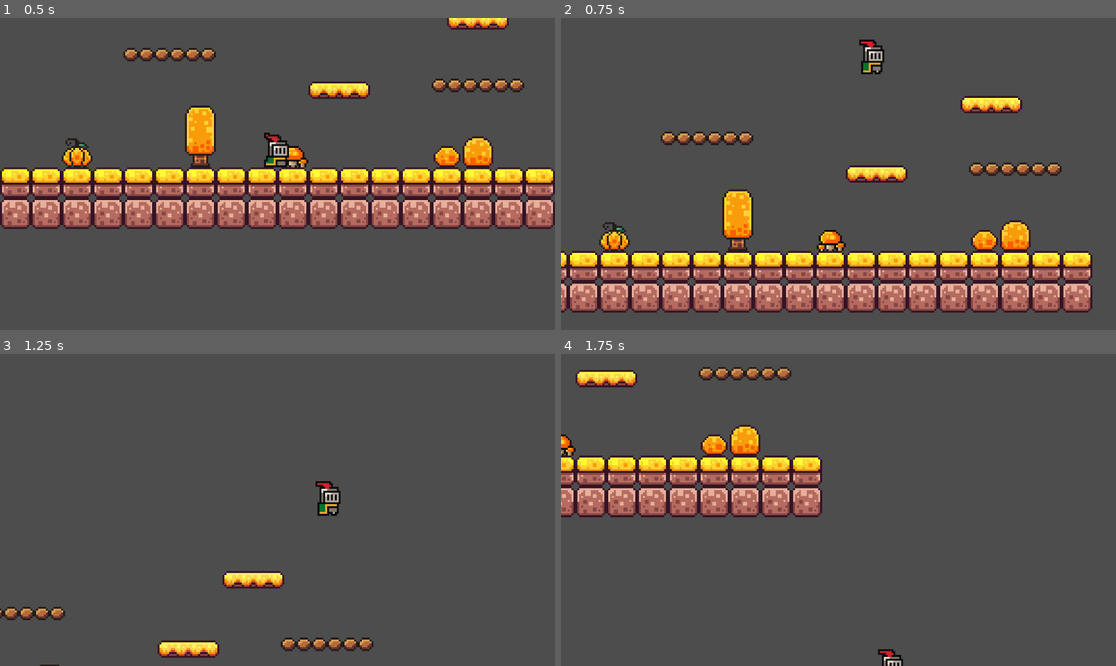
Above: before the commit, frames 1-4 (two rows, left to right).
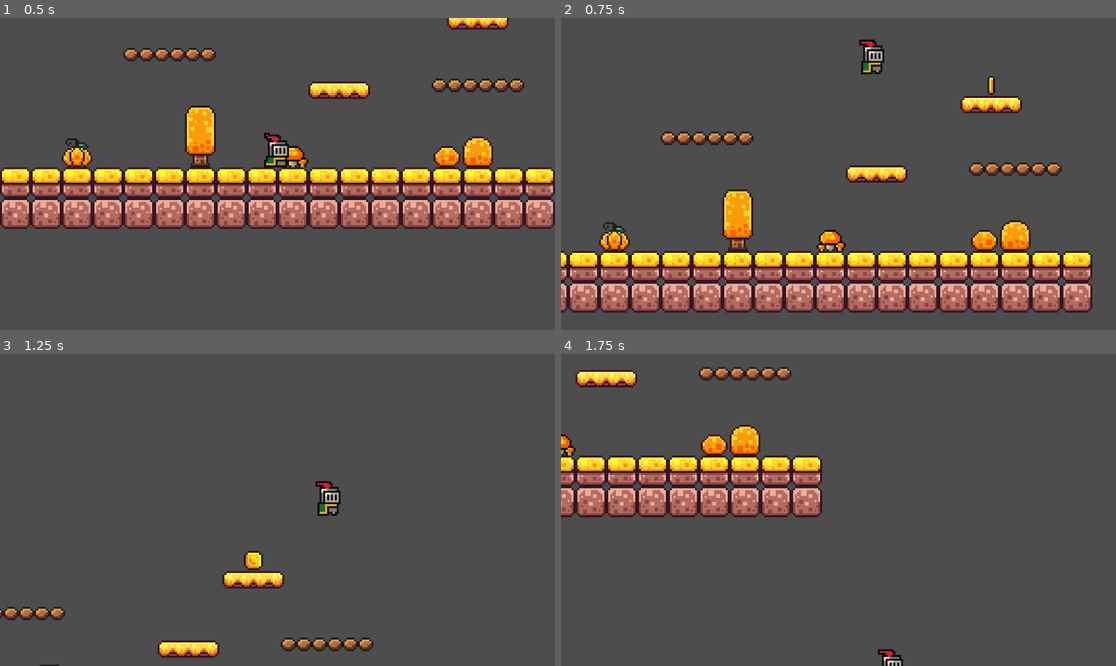
Above: after the commit, the same moments.

Repository: DudeWithAHat/godot_beginner_tutorial
Game: Godot game, scene res://Scenes/game.tscn
Two runs of this game, one before a commit and one after it. Both use one fixed random seed, a clock stepped at 60 frames per second and the inputs below.
Inputs:
- Up to frame 1 (0.5 s): no input
- Up to frame 2 (0.75 s): tap Enter (ui_accept) at 0.5 s; hold Right (ui_right) from 0.53 s (still down)
- Up to frame 3 (1.25 s): keep holding Right (ui_right); tap Enter (ui_accept) at 0.77 s
- Up to frame 4 (1.75 s): keep holding Right (ui_right); tap Enter (ui_accept) at 1.52 s

Frame 1 is identical in both runs. In frame 2, less than 0.1% of the frame differs, in the area x 76-79%, y 18-25%; in frame 3, 0.2%, in the area x 43-48%, y 63-70%; in frame 4, nothing differs.

Commit message:
Added Coin Scene

Diff:
--- /dev/null
+++ b/Scenes/coin.tscn
@@ -0,0 +1,107 @@
+[gd_scene load_steps=16 format=3 uid="uid://cabq3qg8nyeeo"]
+
+[ext_resource type="Texture2D" uid="uid://c0s0gw1b8tl2c" path="res://Assets/brackeys_platformer_assets/sprites/coin.png" id="1_7kq1k"]
+
+[sub_resource type="AtlasTexture" id="AtlasTexture_a8qc5"]
+atlas = ExtResource("1_7kq1k")
+region = Rect2(0, 0, 16, 16)
+
+[sub_resource type="AtlasTexture" id="AtlasTexture_fn50b"]
+atlas = ExtResource("1_7kq1k")
+region = Rect2(16, 0, 16, 16)
+
+[sub_resource type="AtlasTexture" id="AtlasTexture_7ycaa"]
+atlas = ExtResource("1_7kq1k")
+region = Rect2(32, 0, 16, 16)
+
+[sub_resource type="AtlasTexture" id="AtlasTexture_e5n47"]
+atlas = ExtResource("1_7kq1k")
+region = Rect2(48, 0, 16, 16)
+
+[sub_resource type="AtlasTexture" id="AtlasTexture_00gso"]
+atlas = ExtResource("1_7kq1k")
+region = Rect2(64, 0, 16, 16)
+
+[sub_resource type="AtlasTexture" id="AtlasTexture_am6wo"]
+atlas = ExtResource("1_7kq1k")
+region = Rect2(80, 0, 16, 16)
+
+[sub_resource type="AtlasTexture" id="AtlasTexture_cht7c"]
+atlas = ExtResource("1_7kq1k")
+region = Rect2(96, 0, 16, 16)
+
+[sub_resource type="AtlasTexture" id="AtlasTexture_hc1nt"]
+atlas = ExtResource("1_7kq1k")
+region = Rect2(112, 0, 16, 16)
+
+[sub_resource type="AtlasTexture" id="AtlasTexture_4n6tj"]
+atlas = ExtResource("1_7kq1k")
+region = Rect2(128, 0, 16, 16)
+
+[sub_resource type="AtlasTexture" id="AtlasTexture_hj0qb"]
+atlas = ExtResource("1_7kq1k")
+region = Rect2(144, 0, 16, 16)
+
+[sub_resource type="AtlasTexture" id="AtlasTexture_etedx"]
+atlas = ExtResource("1_7kq1k")
+region = Rect2(160, 0, 16, 16)
+
+[sub_resource type="AtlasTexture" id="AtlasTexture_3idyr"]
+atlas = ExtResource("1_7kq1k")
+region = Rect2(176, 0, 16, 16)
+
+[sub_resource type="SpriteFrames" id="SpriteFrames_ep26t"]
+animations = [{
+"frames": [{
+"duration": 1.0,
+"texture": SubResource("AtlasTexture_a8qc5")
+}, {
+"duration": 1.0,
+"texture": SubResource("AtlasTexture_fn50b")
+}, {
+"duration": 1.0,
+"texture": SubResource("AtlasTexture_7ycaa")
+}, {
+"duration": 1.0,
+"texture": SubResource("AtlasTexture_e5n47")
+}, {
+"duration": 1.0,
+"texture": SubResource("AtlasTexture_00gso")
+}, {
+"duration": 1.0,
+"texture": SubResource("AtlasTexture_am6wo")
+}, {
+"duration": 1.0,
+"texture": SubResource("AtlasTexture_cht7c")
+}, {
+"duration": 1.0,
+"texture": SubResource("AtlasTexture_hc1nt")
+}, {
+"duration": 1.0,
+"texture": SubResource("AtlasTexture_4n6tj")
+}, {
+"duration": 1.0,
+"texture": SubResource("AtlasTexture_hj0qb")
+}, {
+"duration": 1.0,
+"texture": SubResource("AtlasTexture_etedx")
+}, {
+"duration": 1.0,
+"texture": SubResource("AtlasTexture_3idyr")
+}],
+"loop": true,
+"name": &"default",
+"speed": 5.0
+}]
+
+[sub_resource type="CircleShape2D" id="CircleShape2D_lfheq"]
+radius = 5.09902
+
+[node name="Coin" type="Area2D"]
+
+[node name="AnimatedSprite2D" type="AnimatedSprite2D" parent="."]
+sprite_frames = SubResource("SpriteFrames_ep26t")
+autoplay = "default"
+
+[node name="CollisionShape2D" type="CollisionShape2D" parent="."]
+shape = SubResource("CircleShape2D_lfheq")
--- a/Scenes/game.tscn
+++ b/Scenes/game.tscn
@@ -1,7 +1,8 @@
-[gd_scene load_steps=10 format=4 uid="uid://0locpi2cn78l"]
+[gd_scene load_steps=11 format=4 uid="uid://0locpi2cn78l"]
 
 [ext_resource type="PackedScene" uid="uid://binvy2f6k5g5o" path="res://Scenes/player.tscn" id="1_fgshi"]
 [ext_resource type="Texture2D" uid="uid://8aqy7ef6swrg" path="res://Assets/brackeys_platformer_assets/sprites/world_tileset.png" id="3_pound"]
+[ext_resource type="PackedScene" uid="uid://cabq3qg8nyeeo" path="res://Scenes/coin.tscn" id="4_dv18v"]
 [ext_resource type="PackedScene" uid="uid://cgvh82kq4s2a0" path="res://Scenes/platform.tscn" id="4_o8lt8"]
 
 [sub_resource type="TileSetAtlasSource" id="TileSetAtlasSource_2nt0r"]
@@ -162,6 +163,22 @@
 physics_layer_0/collision_layer = 1
 sources/2 = SubResource("TileSetAtlasSource_2nt0r")
 
+[sub_resource type="Animation" id="Animation_78t2i"]
+length = 5.0
+loop_mode = 2
+tracks/0/type = "value"
+tracks/0/imported = false
+tracks/0/enabled = true
+tracks/0/path = NodePath(".:position")
+tracks/0/interp = 1
+tracks/0/loop_wrap = true
+tracks/0/keys = {
+"times": PackedFloat32Array(0, 5),
+"transitions": PackedFloat32Array(1, 1),
+"update": 0,
+"values": [Vector2(96, -36), Vector2(-160, -36)]
+}
+
 [sub_resource type="Animation" id="Animation_wyn5q"]
 resource_name = "loop"
 
@@ -182,22 +199,6 @@
 "values": [Vector2(-160, -36), Vector2(96, -36)]
 }
 
-[sub_resource type="Animation" id="Animation_78t2i"]
-length = 5.0
-loop_mode = 2
-tracks/0/type = "value"
-tracks/0/imported = false
-tracks/0/enabled = true
-tracks/0/path = NodePath(".:position")
-tracks/0/interp = 1
-tracks/0/loop_wrap = true
-tracks/0/keys = {
-"times": PackedFloat32Array(0, 5),
-"transitions": PackedFloat32Array(1, 1),
-"update": 0,
-"values": [Vector2(96, -36), Vector2(-160, -36)]
-}
-
 [sub_resource type="AnimationLibrary" id="AnimationLibrary_rcwup"]
 _data = {
 "RESET": SubResource("Animation_78t2i"),
@@ -224,3 +225,6 @@
 "": SubResource("AnimationLibrary_rcwup")
 }
 autoplay = "RESET"
+
+[node name="Coin" parent="Platform2" instance=ExtResource("4_dv18v")]
+position = Vector2(32, -50)
